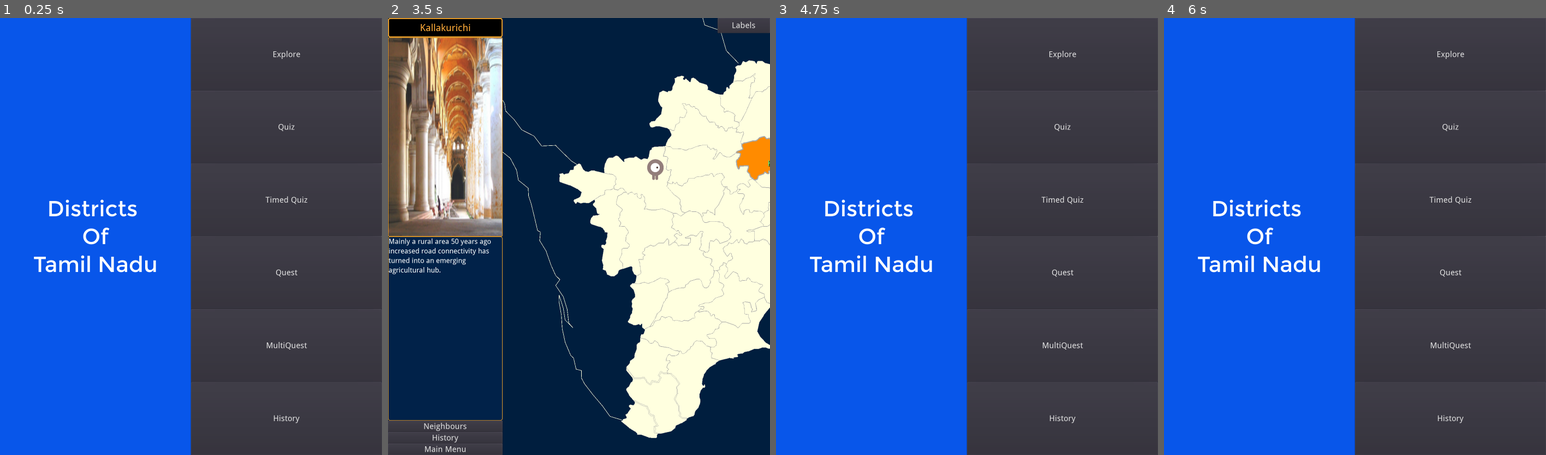
Above: before the commit, frames 1-4 (left to right).
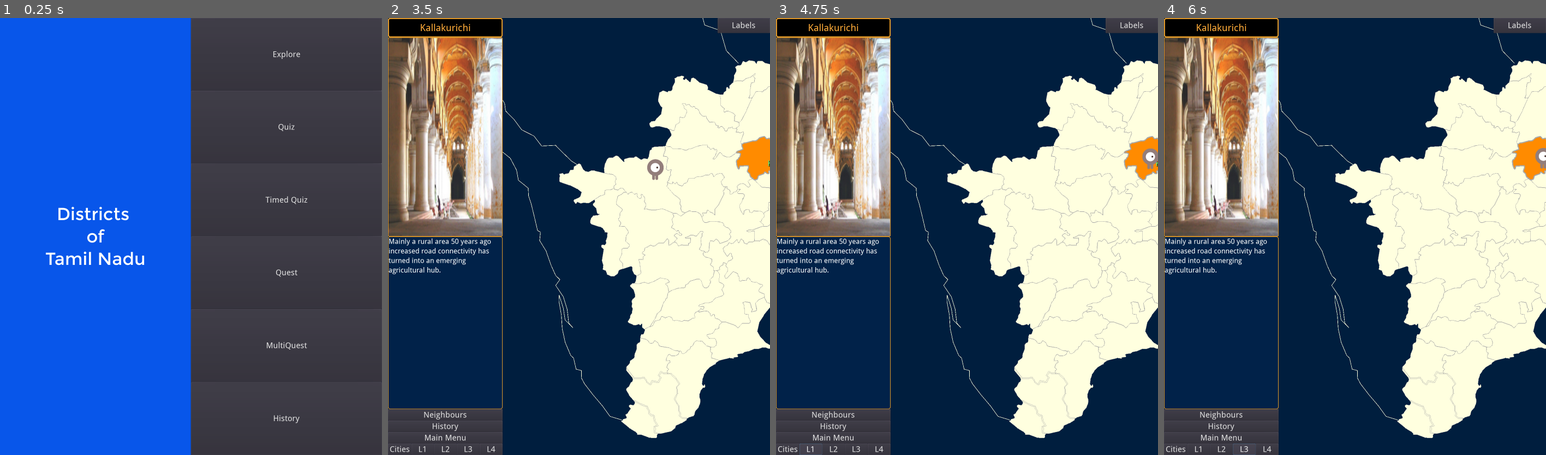
Above: after the commit, the same moments.

Repository: sharun-s/godot-tn
Game: Godot game, scene res://Node2D.tscn
Same seed, same stepped clock (60 frames per second), same inputs: the game is played once before the commit and once after it.
Inputs (mouse positions are in pixels of both pictures, inside the frame that each line leads up to):
- Up to frame 1 (0.25 s): no input
- Up to frame 2 (3.5 s): click "Labels" at 0.5 s; tap Enter at 1.25 s; drag from (758, 188) to (586, 66) at 1.27 s; drag from (590, 188) to (758, 188) at 2.02 s; move the mouse to (754, 149) at 2.77 s; hold Right (ui_right) from 2.78 s (still down); tap Backspace at 2.85 s; click (754, 149) at 2.92 s
- Up to frame 3 (4.75 s): release Right (ui_right) at 3.5 s; click (787, 450) at 3.5 s, where only the run after the commit has a clickable "Cities"; click (810, 450) at 4.25 s, where only the run after the commit has a clickable "L1"
- Up to frame 4 (6 s): click (1221, 450) at 5 s, where only the run after the commit has a clickable "L2"; click (1244, 450) at 5.75 s, where only the run after the commit has a clickable "L3"

The runs differ from the first frame. In frame 1, 1.3% of the frame differs, in the area x 8-41%, y 41-59%; in frame 2, 1.1%; in frame 3, 100%; in frame 4, 100%, in the area x 0-100%, y 0-100%.

Commit message:
dryrun - Added buttons to InfoBox to show towns of that district depending on the grade level pressed

Diff:
--- a/InfoCenter.gd
+++ b/InfoCenter.gd
@@ -516,3 +516,24 @@
 		$VBoxContainer2/MarginContainer/Neighbours.pressed=false
 		return
 	emit_signal('show_neighbours', button_pressed)
+
+signal show_munis
+func _on_muni1_pressed():
+	if $VBoxContainer/NameBox.text in facts.keys():
+		emit_signal('show_munis',$VBoxContainer/NameBox.text, 'Muni Corporation')
+
+func _on_muni2_pressed():
+	if $VBoxContainer/NameBox.text in facts.keys():
+		emit_signal('show_munis',$VBoxContainer/NameBox.text, 'Municipality Selection grade')
+
+func _on_muni3_pressed():
+	if $VBoxContainer/NameBox.text in facts.keys():
+		emit_signal('show_munis',$VBoxContainer/NameBox.text, 'Municipality Special grade')
+
+func _on_muni4_pressed():
+	if $VBoxContainer/NameBox.text in facts.keys():
+		emit_signal('show_munis',$VBoxContainer/NameBox.text, 'Municipality First grade')
+
+func _on_muni5_pressed():
+	if $VBoxContainer/NameBox.text in facts.keys():
+		emit_signal('show_munis',$VBoxContainer/NameBox.text, 'Municipality Second grade')
--- a/InfoCenter.tscn
+++ b/InfoCenter.tscn
@@ -72,6 +72,10 @@
 [sub_resource type="StyleBoxFlat" id=8]
 bg_color = Color( 0, 0, 0, 1 )
 
+[sub_resource type="DynamicFont" id=9]
+size = 30
+font_data = ExtResource( 2 )
+
 [node name="Grid" type="GridContainer"]
 anchor_right = 1.0
 anchor_bottom = 1.0
@@ -134,7 +138,7 @@
 
 [node name="FactBox" type="Label" parent="VBoxContainer2"]
 margin_right = 1400.0
-margin_bottom = 824.0
+margin_bottom = 782.0
 size_flags_horizontal = 3
 size_flags_vertical = 3
 custom_styles/normal = SubResource( 4 )
@@ -143,7 +147,7 @@
 autowrap = true
 
 [node name="MarginContainer" type="VBoxContainer" parent="VBoxContainer2"]
-margin_top = 824.0
+margin_top = 782.0
 margin_right = 1400.0
 margin_bottom = 950.0
 custom_constants/separation = 0
@@ -189,8 +193,58 @@
 custom_fonts/font = SubResource( 7 )
 text = "Main Menu"
 
+[node name="HBoxContainer" type="HBoxContainer" parent="VBoxContainer2/MarginContainer"]
+margin_top = 126.0
+margin_right = 1400.0
+margin_bottom = 168.0
+custom_constants/separation = 0
+
+[node name="Muni" type="Button" parent="VBoxContainer2/MarginContainer/HBoxContainer"]
+margin_right = 280.0
+margin_bottom = 42.0
+size_flags_horizontal = 3
+custom_fonts/font = SubResource( 9 )
+text = "Cities"
+
+[node name="Selection" type="Button" parent="VBoxContainer2/MarginContainer/HBoxContainer"]
+margin_left = 280.0
+margin_right = 560.0
+margin_bottom = 42.0
+size_flags_horizontal = 3
+custom_fonts/font = SubResource( 9 )
+text = "L1"
+
+[node name="Special" type="Button" parent="VBoxContainer2/MarginContainer/HBoxContainer"]
+margin_left = 560.0
+margin_right = 840.0
+margin_bottom = 42.0
+size_flags_horizontal = 3
+custom_fonts/font = SubResource( 9 )
+text = "L2"
+
+[node name="First" type="Button" parent="VBoxContainer2/MarginContainer/HBoxContainer"]
+margin_left = 840.0
+margin_right = 1120.0
+margin_bottom = 42.0
+size_flags_horizontal = 3
+custom_fonts/font = SubResource( 9 )
+text = "L3"
+
+[node name="Second" type="Button" parent="VBoxContainer2/MarginContainer/HBoxContainer"]
+margin_left = 1120.0
+margin_right = 1400.0
+margin_bottom = 42.0
+size_flags_horizontal = 3
+custom_fonts/font = SubResource( 9 )
+text = "L4"
+
 [connection signal="pressed" from="VBoxContainer2/MarginContainer/Neighbours" to="." method="_on_Neighbours_pressed"]
 [connection signal="toggled" from="VBoxContainer2/MarginContainer/Neighbours" to="." method="_on_Neighbours_toggled"]
 [connection signal="pressed" from="VBoxContainer2/MarginContainer/history" to="." method="_on_history_pressed"]
 [connection signal="pressed" from="VBoxContainer2/MarginContainer/clue" to="." method="_on_clue_pressed"]
 [connection signal="pressed" from="VBoxContainer2/MarginContainer/Back" to="." method="_on_Back_pressed"]
+[connection signal="pressed" from="VBoxContainer2/MarginContainer/HBoxContainer/Muni" to="." method="_on_muni1_pressed"]
+[connection signal="pressed" from="VBoxContainer2/MarginContainer/HBoxContainer/Selection" to="." method="_on_muni2_pressed"]
+[connection signal="pressed" from="VBoxContainer2/MarginContainer/HBoxContainer/Special" to="." method="_on_muni3_pressed"]
+[connection signal="pressed" from="VBoxContainer2/MarginContainer/HBoxContainer/First" to="." method="_on_muni4_pressed"]
+[connection signal="pressed" from="VBoxContainer2/MarginContainer/HBoxContainer/Second" to="." method="_on_muni5_pressed"]
--- a/Munis.gd
+++ b/Munis.gd
@@ -174,7 +174,7 @@
 
 var df
 func init_label_font():
-	var f=load("res://Montreal-Regular.ttf")
+	var f=load("res://DroidSans.ttf")
 	df=DynamicFont.new()
 	df.font_data=f
 	df.size=36
@@ -182,10 +182,25 @@
 func _ready():
 	init_label_font()
 
+var mtype=''
+var district=''
+
 func _draw():
 	for i in munis:
 		#print(i.name, ' ', i.x,' ', i.y)
-		if i.kind=='Muni Corporation':
+		if i.kind==mtype and i.d == district:
 			var p=latlngToScreenXY(i.x, i.y)
 			draw_string(df, p+Vector2(15, 0), i.name, Color.red)
 			draw_circle(p, 10, Color.green)
+
+
+func _on_InfoBox_muni_pressed(d, munitype):
+	if d !='' and munitype!='':
+		show()
+		mtype=munitype
+		district=d
+		update()
+	else:
+		mtype=''
+		district=''
+		hide()
--- a/Node2D.tscn
+++ b/Node2D.tscn
@@ -55,7 +55,7 @@
 bg_color = Color( 0.0352941, 0.341176, 0.921569, 1 )
 
 [sub_resource type="DynamicFont" id=9]
-size = 80
+size = 64
 font_data = ExtResource( 2 )
 
 [node name="TN" type="Node2D"]
@@ -167,7 +167,7 @@
 custom_styles/normal = SubResource( 8 )
 custom_fonts/font = SubResource( 9 )
 text = "Districts
-Of
+of
 Tamil Nadu"
 align = 1
 valign = 1
@@ -267,6 +267,7 @@
 [connection signal="on_track" from="HUD/Grid" to="." method="_on_Grid_on_track"]
 [connection signal="quest_over" from="HUD/Grid" to="." method="_on_quest_over"]
 [connection signal="quest_over" from="HUD/Grid" to="HUD/QMenu" method="_quest_over"]
+[connection signal="show_munis" from="HUD/Grid" to="Munis" method="_on_InfoBox_muni_pressed"]
 [connection signal="show_neighbours" from="HUD/Grid" to="." method="_on_Grid_show_neighbours"]
 [connection signal="subject_quests_ready" from="HUD/Grid" to="HUD/QMenu" method="_on_subject_quests_ready"]
 [connection signal="selected" from="HUD/QMenu" to="." method="quest_selected"]
--- a/TN.gd
+++ b/TN.gd
@@ -678,7 +678,7 @@
 
 var df
 func init_label_font():
-	var f=load("res://Xolonium-Regular.ttf")
+	var f=load("res://DroidSans.ttf")
 	df=DynamicFont.new()
 	df.font_data=f
 	df.size=36
Not shown: 1 places in InfoCenter.tscn that only renumber resources
